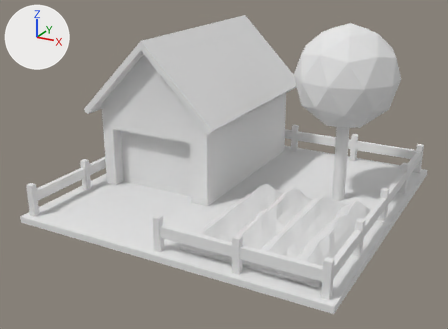
A saved change to the Blender file models/farm.blend.
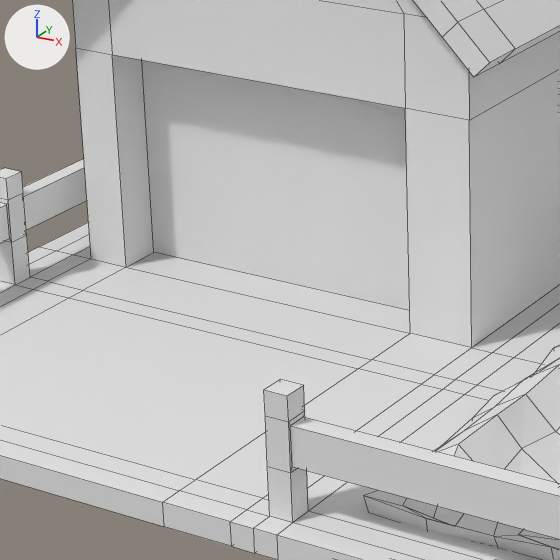
There are two pictures of each version: one whole from a 50 mm lens placed at (6.86, -6.0, 4.19), pointed at (2.38, 2.1, 0.69), one close up on the part from 19% to 51% of the width and 35% to 80% of the height. The lights are fixed; the arrows at upper left show +X, +Y and +Z. The close-ups show mesh edges as thin lines.
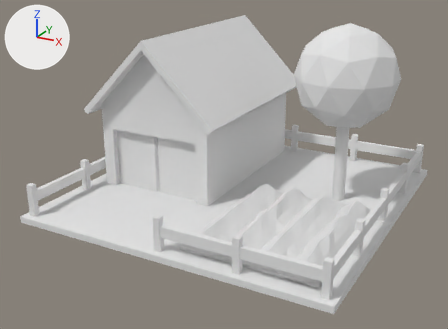
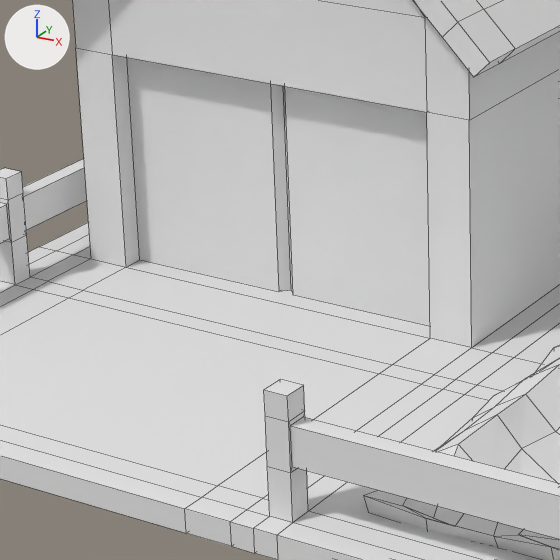
Commit message: change farm model

Changed parts and their boxes [x1, y1, x2, y2] in the close-ups (560 x 560 px):
part 1 of me_cube, added: after [127, 57, 430, 327]
part 2 of me_cube, cut back: [0, 0, 438, 535] in both

The change, as a list of edits to the scene's bpy script:
```text
Change me_cube:
    used by ob_cube; location = (4.0, 1.0, 0.0)
    remove me_cube.from_pydata(...)  # 1195 vertices, 1295 faces; spans x -4.0..1.0, y -1.0..4.0, z 0.0..2.9
    add me_cube.from_pydata(...)  # 1209 vertices, 1297 faces; spans x -4.0..1.0, y -1.0..4.0, z 0.0..2.9
    me_cube part 1: a new loose piece of 20 vertices spanning x -3.5..-1.9, y 0.8..0.9, z 0.1..1.1, in mat_material (white #e7e7e7)
    me_cube part 2
    6 vertices are removed from x -0.8..0.2, y -0.5..1.5, z 0.05
    16 faces are deleted
    30 vertices in x -2.0, y -1.0..4.0, z 0.0..1.5 move by (0.1, 0.0, 0.0)
```
